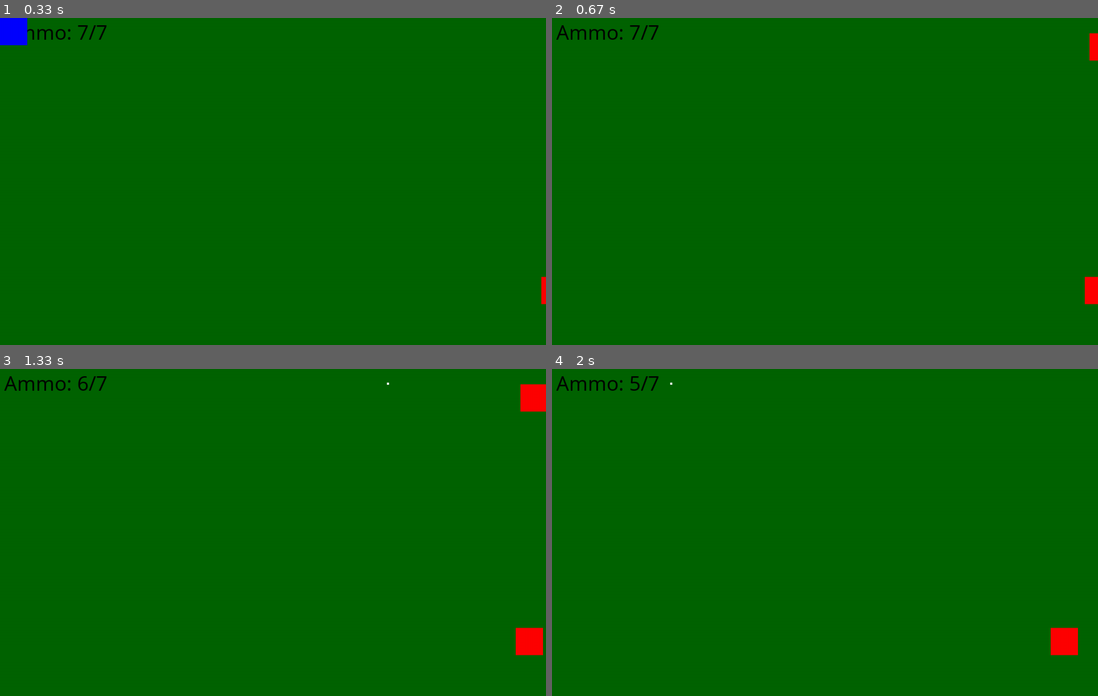
Above: before the commit, frames 1-4 (two rows, left to right).
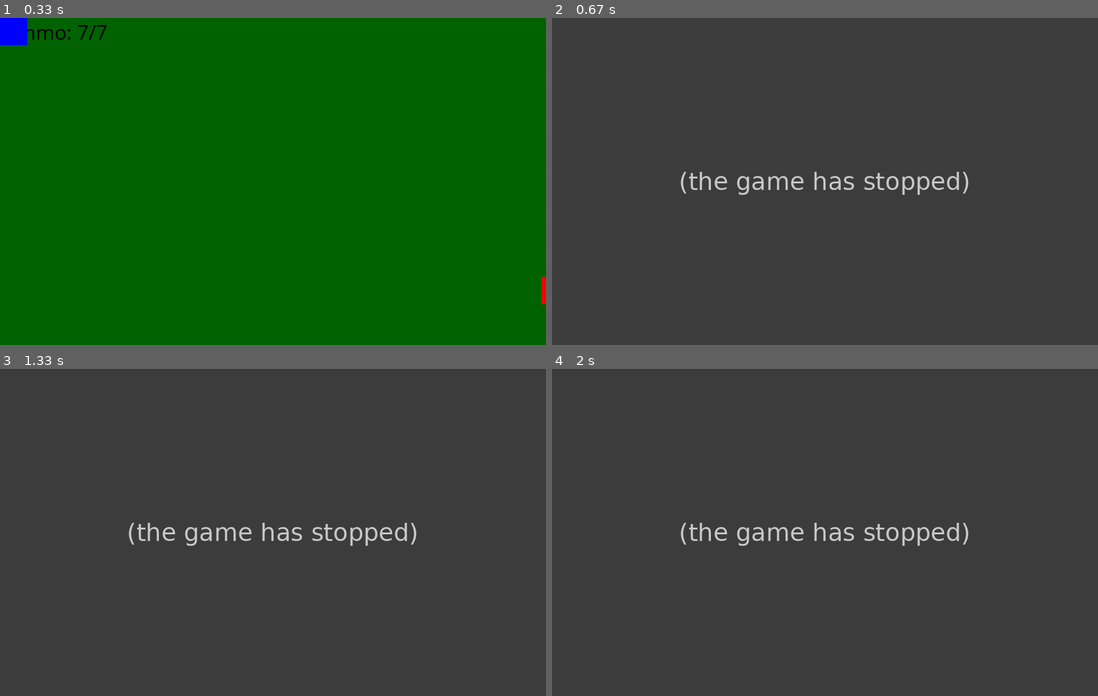
Above: after the commit, the same moments.

Repository: psython/PygameProject
Game: pygame game, started from main.py
Same seed, same stepped clock (60 frames per second), same inputs: the game is played once before the commit and once after it.
Inputs (mouse positions are in pixels of both pictures, inside the frame that each line leads up to):
- Up to frame 1 (0.33 s): no input
- Up to frame 2 (0.67 s): hold Esc from 0.33 s (still down); hold A from 0.33 s (still down)
- Up to frame 3 (1.33 s): release Esc at 0.87 s; release A at 0.87 s; click "Ammo: 7/7" at 0.95 s
- Up to frame 4 (2 s): click (895, 444) at 1.85 s

Frame 1 is identical in both runs. In frame 2, 100% of the frame differs, in the area x 0-100%, y 0-100%; in frame 3, 100%; in frame 4, 100%.
After the commit the program exited at 0.33 s; later frames show no game.

Commit message:
correction

Diff:
--- a/main.py
+++ b/main.py
@@ -46,7 +46,7 @@
                 if event.key == pygame.K_r:
                     pistole.reload()
                 if event.key == pygame.K_ESCAPE:
-                    GameOver == True
+                    GameOver = True
 
             if event.type == pygame.KEYUP:
                 if event.key == pygame.K_s or event.key == pygame.K_w:
